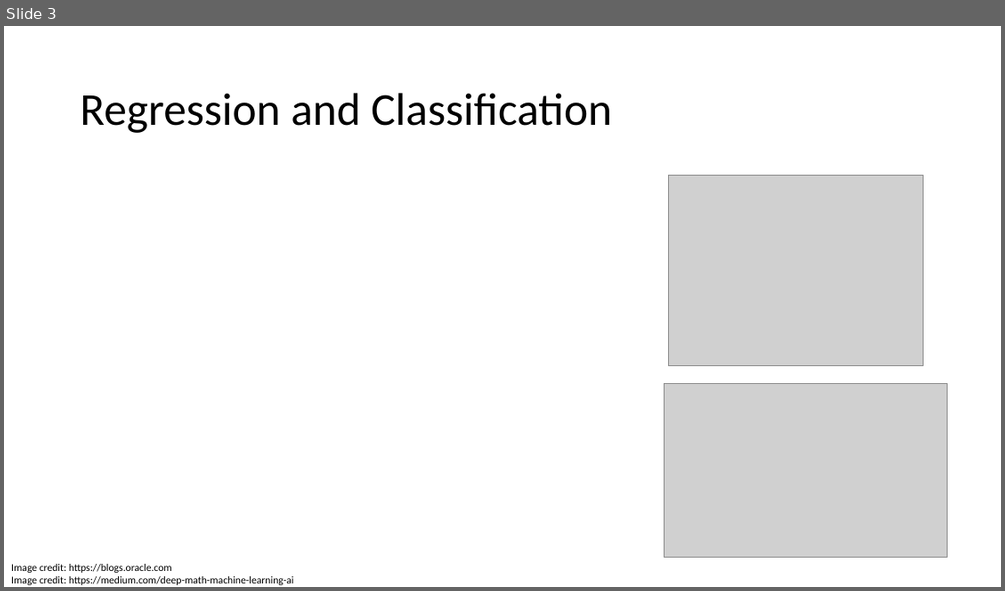
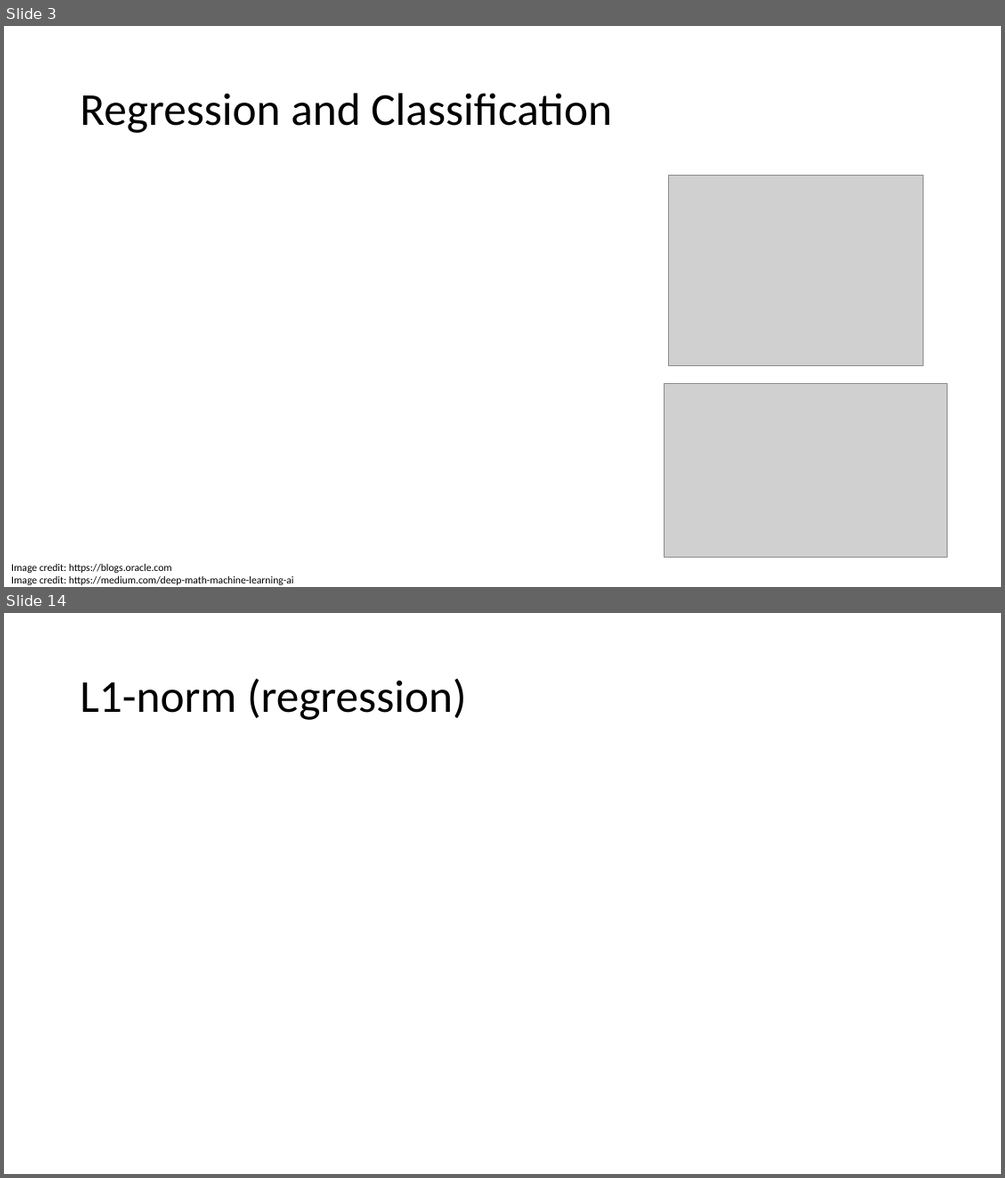
Before and after one commit to fborrasumh/intro, a slide deck: 3 - Model selection/Model selection.pptx. Shown one above the other, each under a label of ours: slide 3 before the commit, slides 3 and 14 after it; the slides between them are not shown. The pictures are 1005x591 and 1005x1178 pixels, drawn with LibreOffice and Linux fonts; fonts in the diff are those of the drawing; grey boxes stand for pictures. Boxes give left, top, right and bottom in pixels: in the first picture for what was removed or moved away, otherwise in the second. Text is boxed around its words. In the diff, an @@ line names an element or a change of style, - is before the commit and + after.

```diff
--- a/3 - Model selection/Model selection.pptx
+++ b/3 - Model selection/Model selection.pptx
@@ slide 14 added at box(4, 613, 1001, 1174), background #FFFFFF @@
@@ title added at box(80, 678, 467, 720), 44 pt, text #000000 @@
+L1-norm (regression)
```
Also in this commit, not shown: 1 slide changed, 17 other slides added, 8 slides removed.
